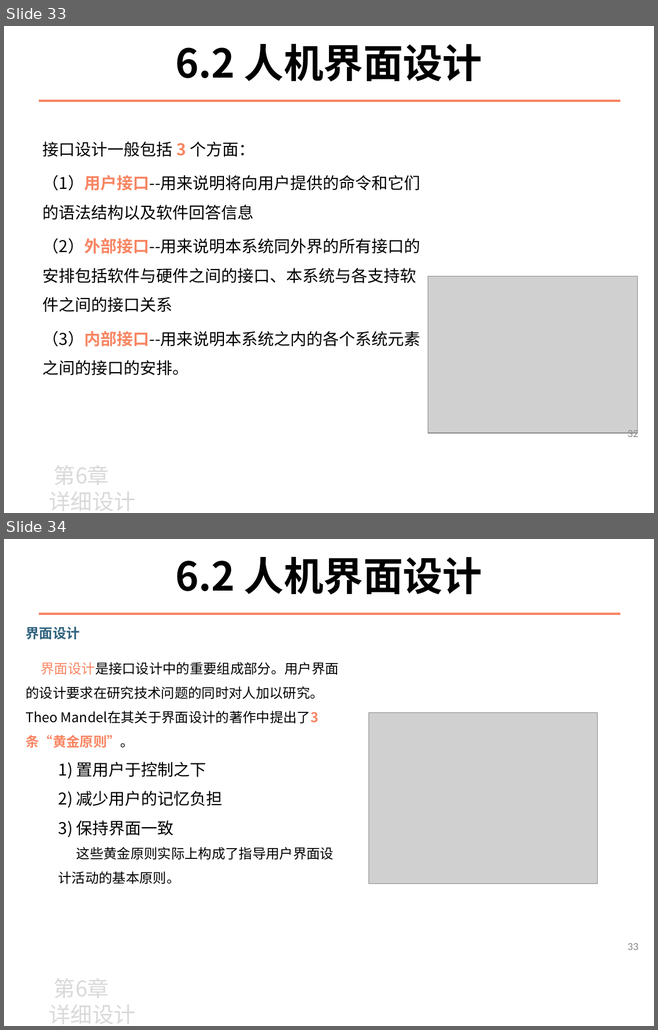
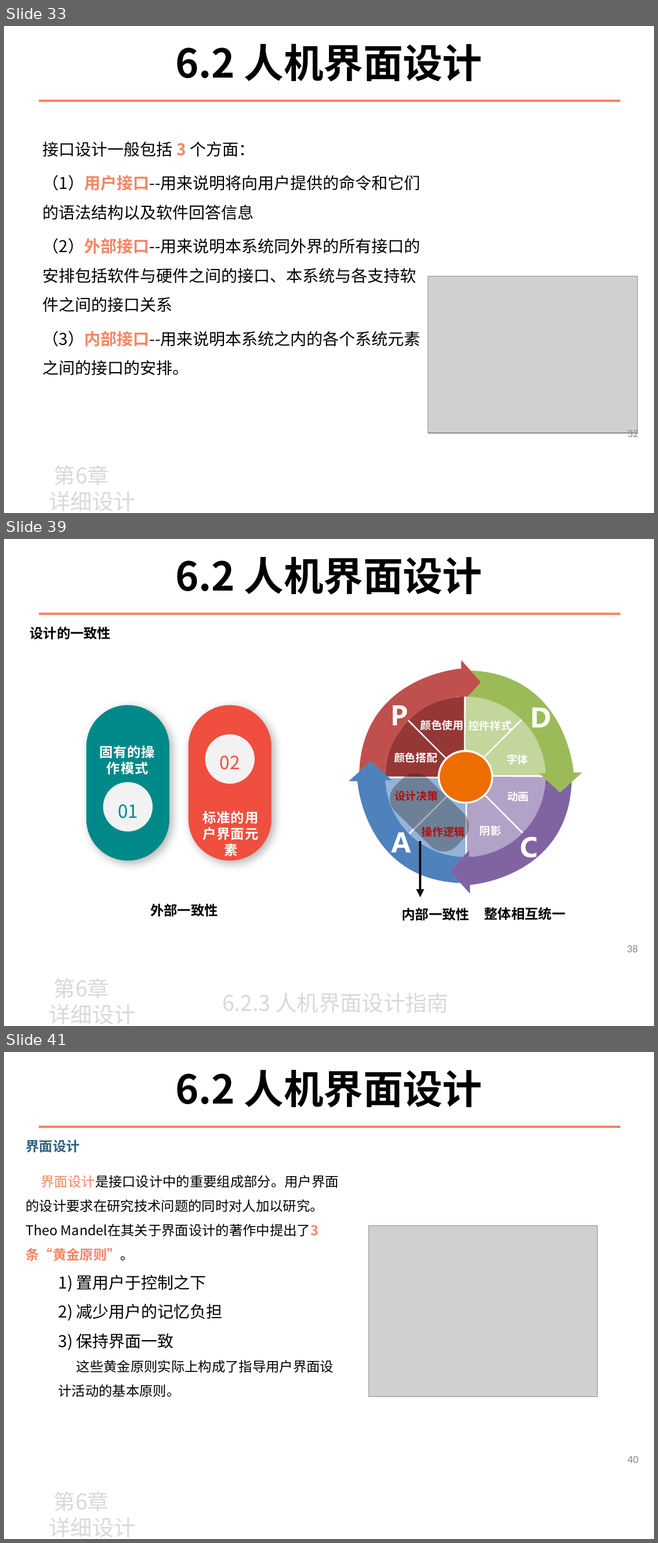
Before and after one commit to zeemeil/zeemeil.github.io, a slide deck: files/2025_1_SE/0331_SE_chapter6.pptx. Shown one above the other, each under a label of ours: slides 33 and 34 before the commit, slides 33, 39 and 41 after it; the slides between them are not shown. The pictures are 658x1030 and 658x1543 pixels, drawn with LibreOffice and Linux fonts; fonts in the diff are those of the drawing; grey boxes stand for pictures; background and template pictures are left out. Boxes give left, top, right and bottom in pixels: in the first picture for what was removed or moved away, otherwise in the second. Text is boxed around its words. In the diff, an @@ line names an element or a change of style, - is before the commit and + after.

```diff
--- a/files/2025_1_SE/0331_SE_chapter6.pptx
+++ b/files/2025_1_SE/0331_SE_chapter6.pptx
@@ slide 39 added at (4,539,654,1026), background picture (left out) @@
@@ text added at (175,556,482,595), 44 pt, text #000000, bold @@
+6.2 人机界面设计
@@ line added from (39, 614) to (620, 614), #F88562 2.25 pt @@
@@ text added at (30,627,111,639), 15 pt, text #000000, bold @@
+设计的一致性
@@ group added at (86,705,271,860): 4 texts, 2 rounded rectangles, 2 ellipses @@
+固有的操作模式
+标准的用户界面元素
+01
+02
@@ group added at (349,660,582,897): 16 freeform shapes, 8 texts, 2 ellipses, 1 rounded rectangle, 1 arrow @@
+颜色搭配
+颜色使用
+控件样式
+字体
+动画
+设计决策
+操作逻辑
+阴影
@@ text added at (150,904,218,917), 15 pt, text #000000, bold @@
+外部一致性
@@ text added at (402,908,470,921), 15 pt, text #000000, bold @@
+内部一致性
@@ text added at (484,907,565,920), 15 pt, text #000000, bold @@
+整体相互统一
@@ page number added at (626,945,637,953), 12 pt, text #898989 @@
+38
@@ text added at (49,972,135,1026), 24 pt, text #D9D9D9 @@
+第6章
+详细设计
@@ text added at (222,986,449,1017), 24 pt, text #D9D9D9 @@
+6.2.3 人机界面设计指南
@@ what was slide 34 is now slide 41 @@
@@ page number at (627,1456,638,1463): text changed @@
-33
+40
```
Also in this commit, not shown: 6 slides changed, 8 other slides added, 1 slide removed, 4 other files.
